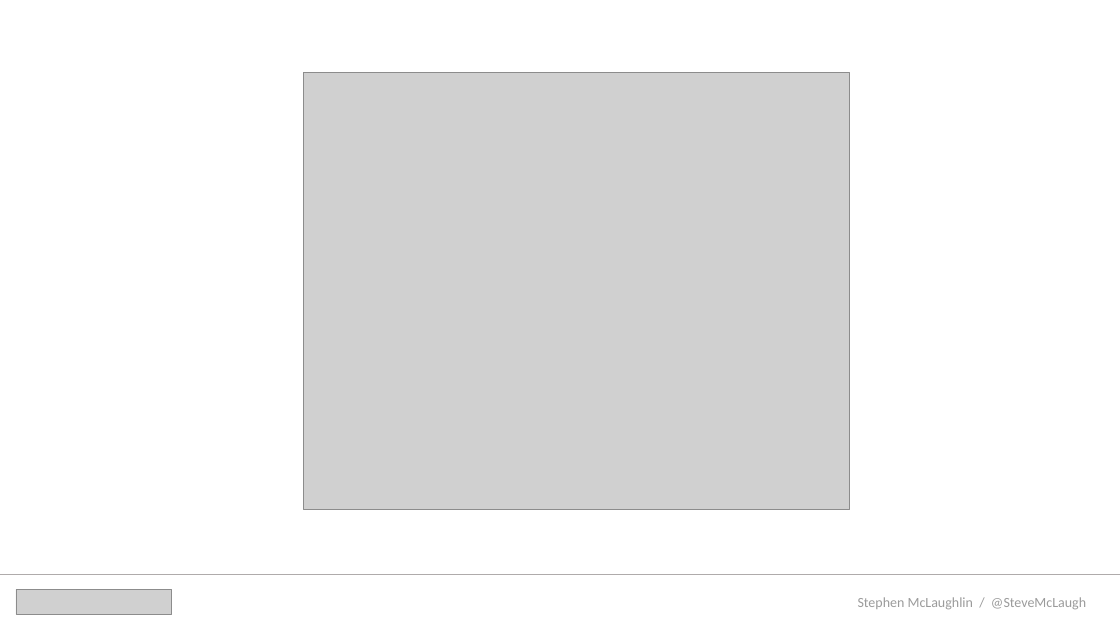
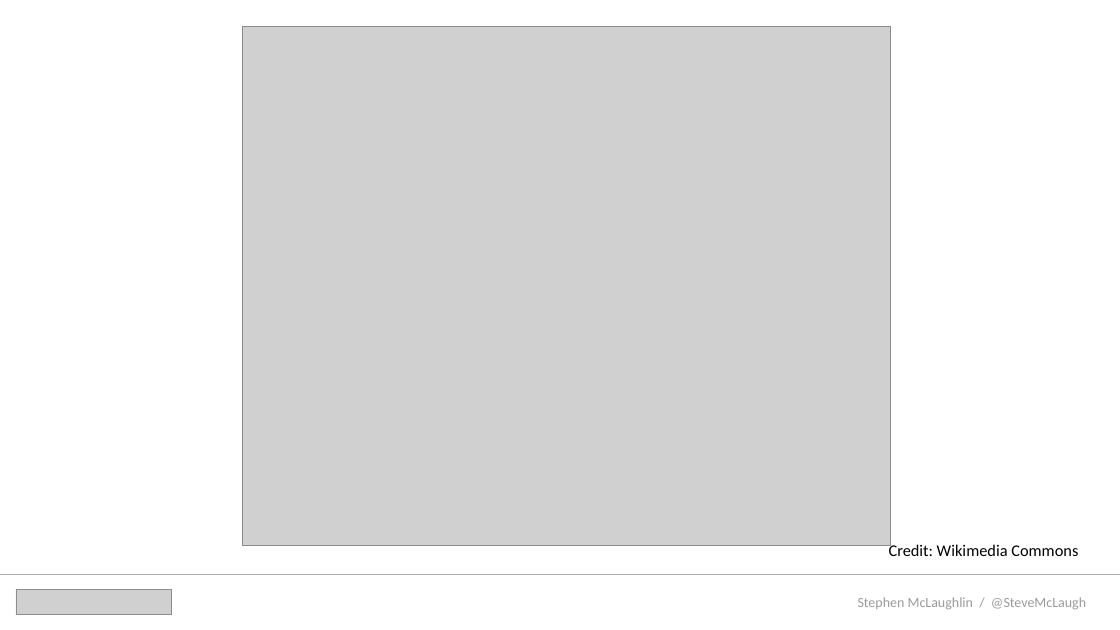
Before and after one commit to stevemclaugh/HILT-Audio-ML, a slide deck: slide 17 of Slides/Day_1.pptx (slide 16 before the commit). Drawn at 1120x630 pixels with LibreOffice and Linux fonts; fonts in the diff are those of the drawing; grey boxes stand for pictures. Boxes give left, top, right and bottom in pixels: in the first picture for what was removed or moved away, otherwise in the second. Text is boxed around its words. In the diff, an @@ line names an element or a change of style, - is before the commit and + after.

Commit message:
updated slides

```diff
--- a/Slides/Day_1.pptx
+++ b/Slides/Day_1.pptx
@@ picture: place and size @@
-picture at <box>303,72,849,509</box>
+picture at <box>242,27,891,546</box>
@@ text added at <box>889,543,1078,556</box>, 14 pt, text #000000 @@
+Credit: Wikimedia Commons
```
Also in this commit, not shown: 3 other slides changed, 2 slides added.
